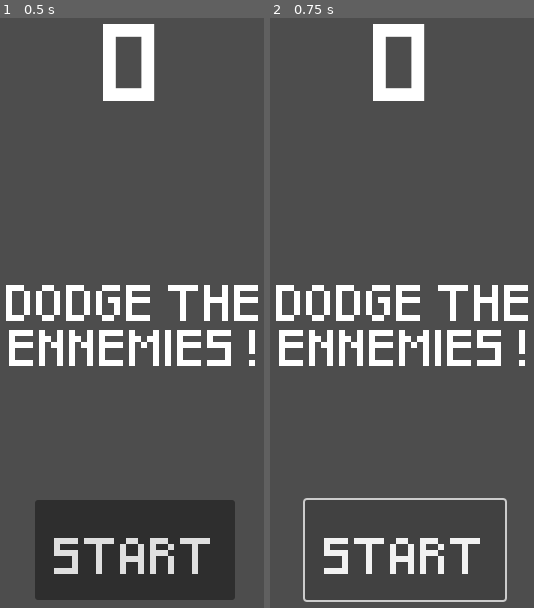
Above: before the commit, frames 1-2 (left to right).
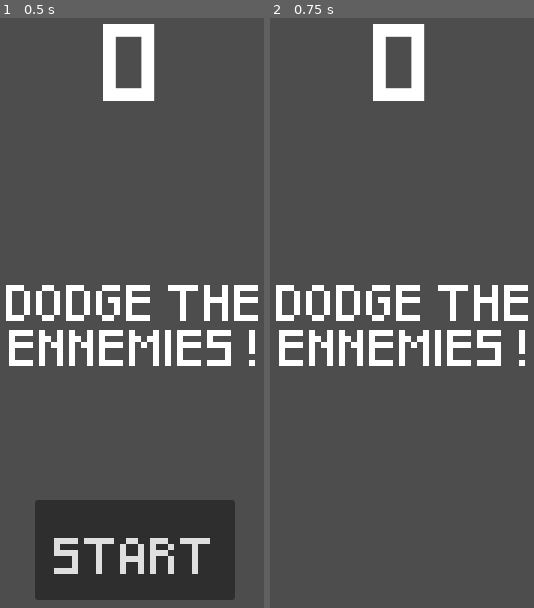
Above: after the commit, the same moments.

Repository: DrAtsiSama/PremierJeu
Game: Godot game, scene res://scenes/hud.tscn
Same seed, same stepped clock (60 frames per second), same inputs: the game is played once before the commit and once after it. This scene is started directly instead of the project's main scene.
Inputs:
- Up to frame 1 (0.5 s): no input
- Up to frame 2 (0.75 s): click "START" at 0.5 s

Frame 1 is identical in both runs. In frame 2, 2.2% of the frame differs, in the area x 12-90%, y 81-99%.

Commit message:
Ajout logique

Diff:
--- /dev/null
+++ b/hud.gd
@@ -0,0 +1,30 @@
+extends CanvasLayer
+
+signal start_game
+
+func show_message(text):
+	$Message.text = text
+	$Message.show()
+	$MessageTimer.start()
+
+func show_game_over():
+	show_message("GALE OVER")
+	await $MessageTimer.timeout
+
+	$Message.text = "DODGE THE ENNEMIES !"
+	$Message.show()
+
+	await get_tree().create_timer(1.0).timeout
+	$StartButton.show()
+
+func update_score(score):
+	$ScoreLabel.text = str(score)
+
+
+func _on_start_button_pressed() -> void:
+	$StartButton.hide()
+	start_game.emit()
+
+
+func _on_message_timer_timeout() -> void:
+	$Message.hide()
--- a/scenes/hud.tscn
+++ b/scenes/hud.tscn
@@ -1,8 +1,10 @@
-[gd_scene load_steps=2 format=3 uid="uid://behfnd3c1efmp"]
+[gd_scene load_steps=3 format=3 uid="uid://behfnd3c1efmp"]
 
 [ext_resource type="FontFile" uid="uid://b7tqj24gjmqen" path="res://fonts/Pixeled.ttf" id="1_3r8r0"]
+[ext_resource type="Script" path="res://hud.gd" id="1_4xghp"]
 
 [node name="HUD" type="CanvasLayer"]
+script = ExtResource("1_4xghp")
 
 [node name="ScoreLabel" type="Label" parent="."]
 anchors_preset = 5
@@ -55,3 +57,8 @@
 text = "START"
 
 [node name="MessageTimer" type="Timer" parent="."]
+wait_time = 2.0
+one_shot = true
+
+[connection signal="pressed" from="StartButton" to="." method="_on_start_button_pressed"]
+[connection signal="timeout" from="MessageTimer" to="." method="_on_message_timer_timeout"]
